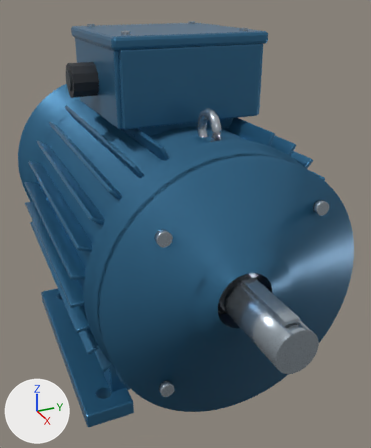
Renders of the Blender file episodes/14-vfd-basics/assets/source/motor-3ph.blend from each side of a commit.
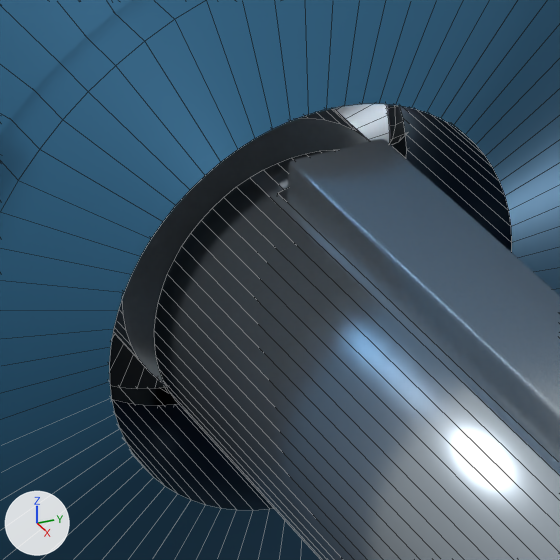
Each version appears first whole from a camera (50 mm lens) standing at (0.3146, -0.1266, 0.1536) and looking at (0.008, 0.0114, 0.0002), and next in a close-up on the part from 55% to 75% of the width and 58% to 75% of the height. Arrows for +X, +Y and +Z are at lower left; the lights stay in place. The older version's two pictures come first. The close-ups show mesh edges as thin lines.

Before the edit, the objects in view are built like this:
```python
me_cube_031 = bpy.data.meshes.new('Cube.031')
me_cube_031.from_pydata(...)  # 56 vertices, 54 faces; spans x 0.114..0.154, y -0.004..0.004, z 0.0087..0.0147
me_cube_031.polygons.foreach_set('use_smooth', [True] * 54)
me_cube_031.materials.append(mat_machined_steel)  # light grey #b5c0ca
me_cylinder_008 = bpy.data.meshes.new('Cylinder.008')
me_cylinder_008.from_pydata(...)  # 342 vertices, 177 faces; spans x -0.147..0.16, y -0.012..0.012, z -0.012..0.012
me_cylinder_008.materials.append(mat_machined_steel)  # light grey #b5c0ca
me_inner_race = bpy.data.meshes.new('Inner race')
me_inner_race.from_pydata(...)  # 256 vertices, 256 faces; spans x 0.081..0.095, y -0.017..0.017, z -0.017..0.017
me_inner_race.polygons.foreach_set('use_smooth', [True] * 256)
me_inner_race.materials.append(mat_machined_steel)  # light grey #b5c0ca
ob_bearing_de_innerrace = bpy.data.objects.new('Bearing_DE_InnerRace', me_inner_race)
ob_bearing_de_innerrace.parent = ob_bearing_de
ob_bearing_de_innerrace.location = (0.0, 0.0, 0.0)
ob_key = bpy.data.objects.new('Key', me_cube_031)
ob_key.location = (0.0, 0.0, 0.0)
ob_shaft = bpy.data.objects.new('Shaft', me_cylinder_008)
ob_shaft.location = (0.0, 0.0, 0.0)
# also in view: 'EndShield_DE' at (0.0953, 0.0, 0.0); 'Bearing_DE_OuterRace' at (0.088, 0.0, 0.0)
```
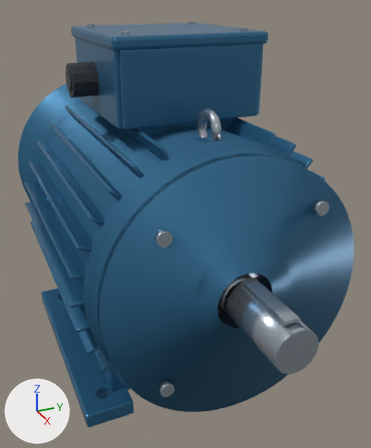
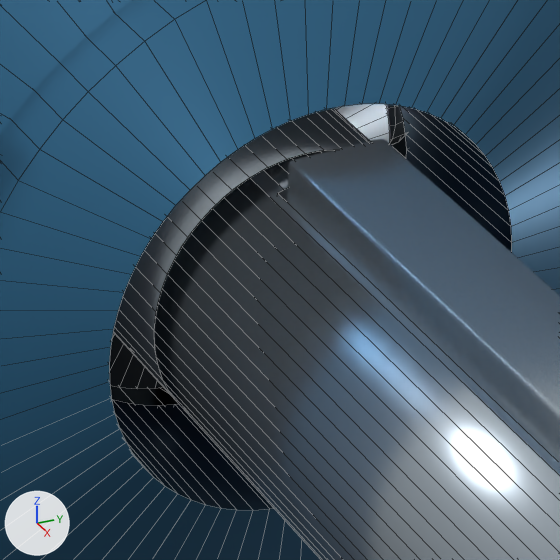
Location of each change, [x1, y1, x2, y2] in pixels of the close-ups (560 x 560 px; the box of a moved part takes in the faces that stretch with it):
```json
{"part": 1, "of": "me_cylinder_008", "change": "moved or reshaped", "before": [113, 108, 369, 384], "after": [113, 108, 369, 401]}
```

Edits to the scene script, one JSON object a line:
```json
{"block": "me_cylinder_008", "where": "me_cylinder_008.from_pydata(...)  # 342 vertices, 177 faces; spans x -0.147..0.16, y -0.012..0.012, z -0.012..0.012"}
{"block": "me_cylinder_008", "where": "# used by ob_shaft; location = (0.0, 0.0, 0.0)"}
{"block": "me_cylinder_008", "change": "me_cylinder_008 part 1: all 48 vertices in x 0.105, y -0.012..0.012, z -0.012..0.012 are moved by (0.005, 0.0, 0.0)"}
```
